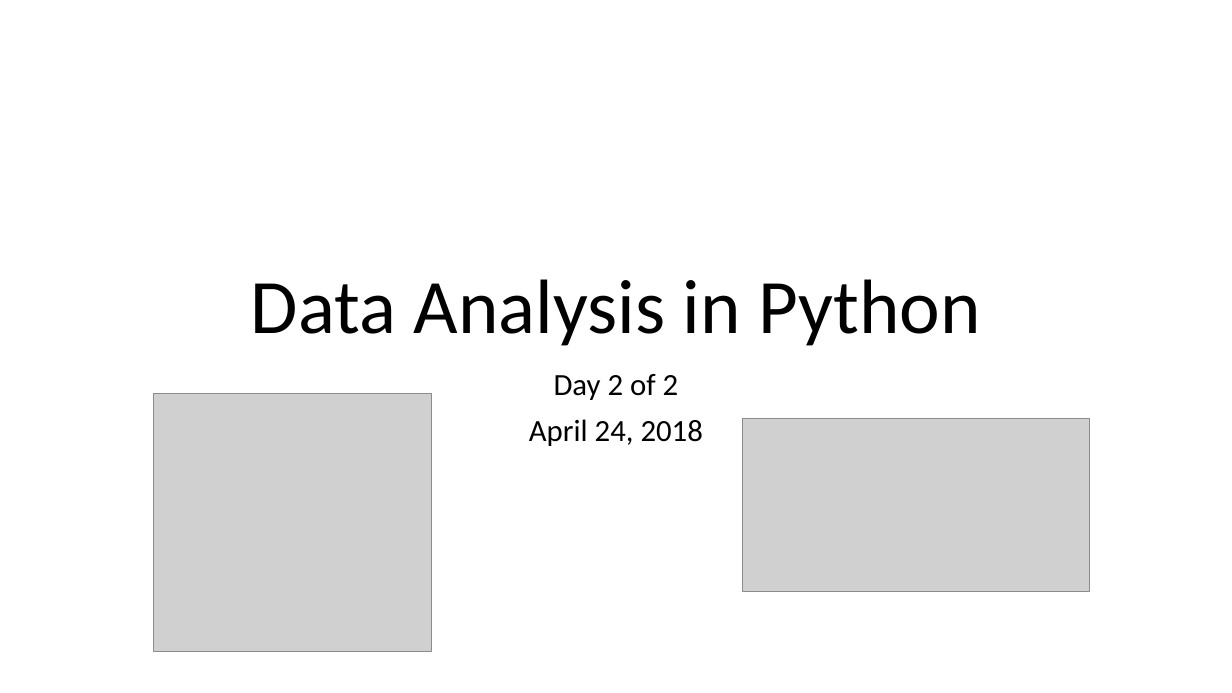
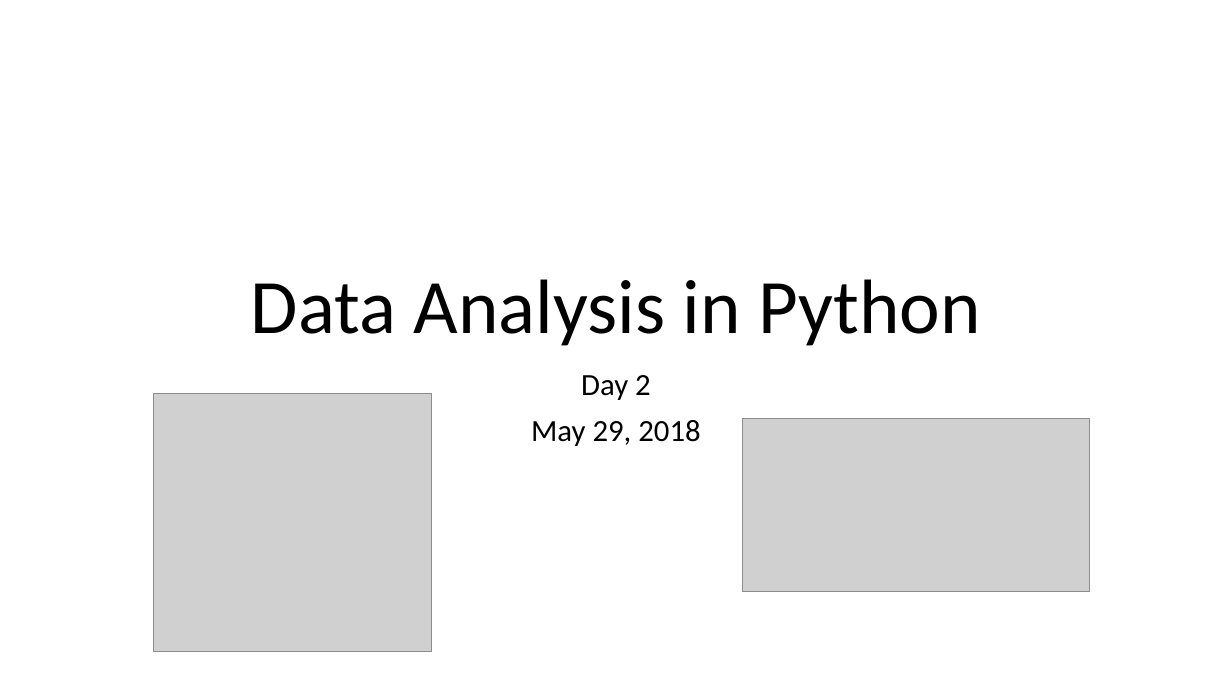
Before and after one commit to LimnoTech/Python-Data-Analysis-Course, a slide deck: slide 1 of Day2Redux/PythonDataAnalysis_withQuickDayOne.pptx. Drawn at 1232x693 pixels with LibreOffice and Linux fonts; fonts in the diff are those of the drawing; grey boxes stand for pictures. Boxes give left, top, right and bottom in pixels: in the first picture for what was removed or moved away, otherwise in the second. Text is boxed around its words. In the diff, an @@ line names an element or a change of style, - is before the commit and + after.

Commit message:
update presentation

```diff
--- a/Day2Redux/PythonDataAnalysis_withQuickDayOne.pptx
+++ b/Day2Redux/PythonDataAnalysis_withQuickDayOne.pptx
@@ subtitle at box(531, 375, 700, 446): text changed @@
-Day 2 of 2
-April 24, 2018
+Day 2
+May 29, 2018
```
